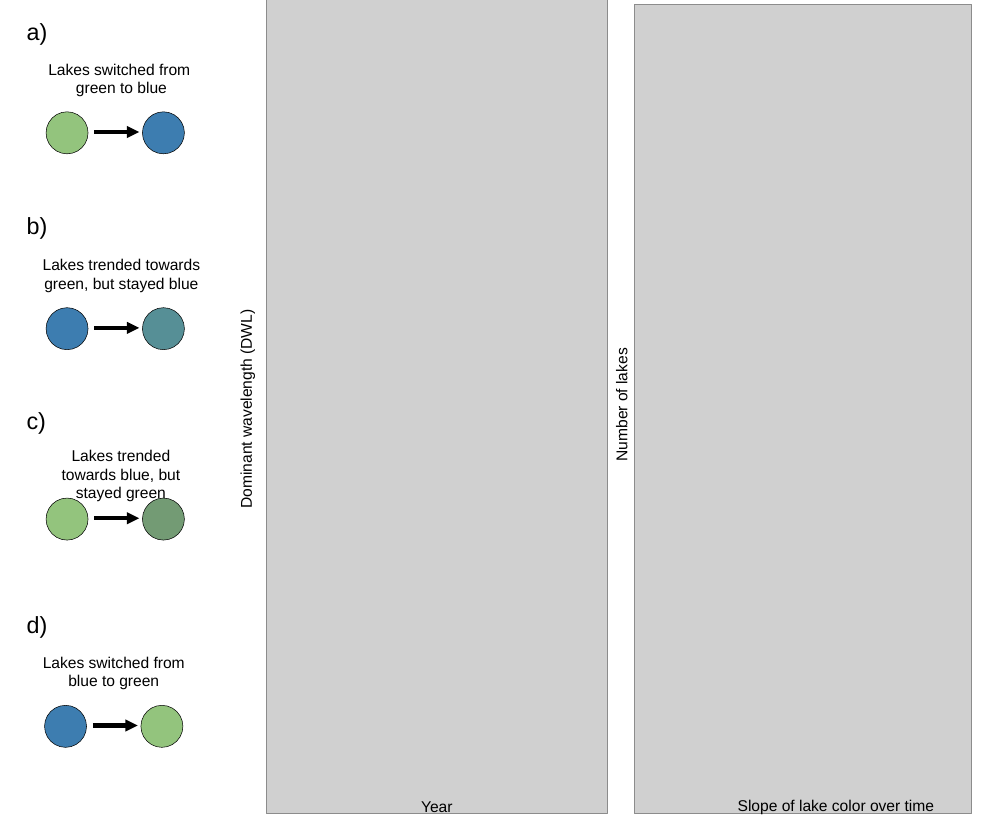
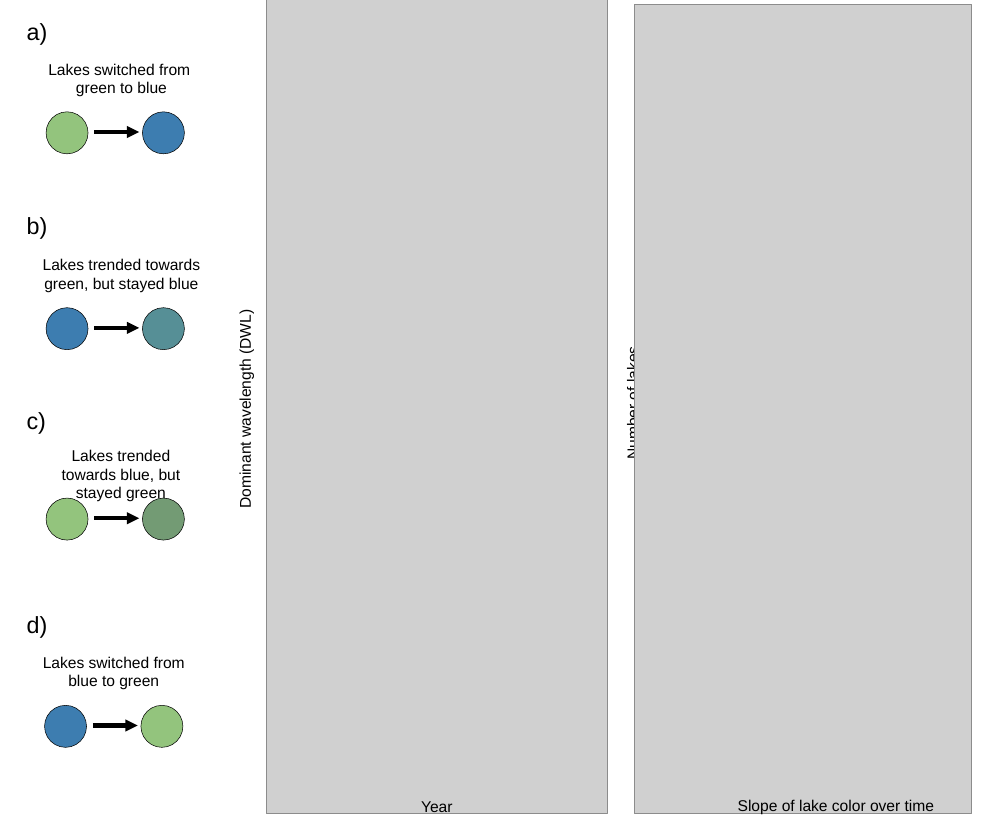
Before and after one commit to LinneaRock/LakeColor_SpatTem, a slide deck: slide 2 of Figures/Figure3/Figure3_format.pptx. Drawn at 1008x818 pixels with LibreOffice and Linux fonts; fonts in the diff are those of the drawing; grey boxes stand for pictures. Boxes give left, top, right and bottom in pixels: in the first picture for what was removed or moved away, otherwise in the second. Text is boxed around its words. In the diff, an @@ line names an element or a change of style, - is before the commit and + after.

```diff
--- a/Figures/Figure3/Figure3_format.pptx
+++ b/Figures/Figure3/Figure3_format.pptx
@@ text "Number of lakes": place and size @@
-text "Number of lakes" at [613, 351, 630, 460]
+text "Number of lakes" at [624, 349, 641, 458]
```
Also in this commit, not shown: 20 other files.
